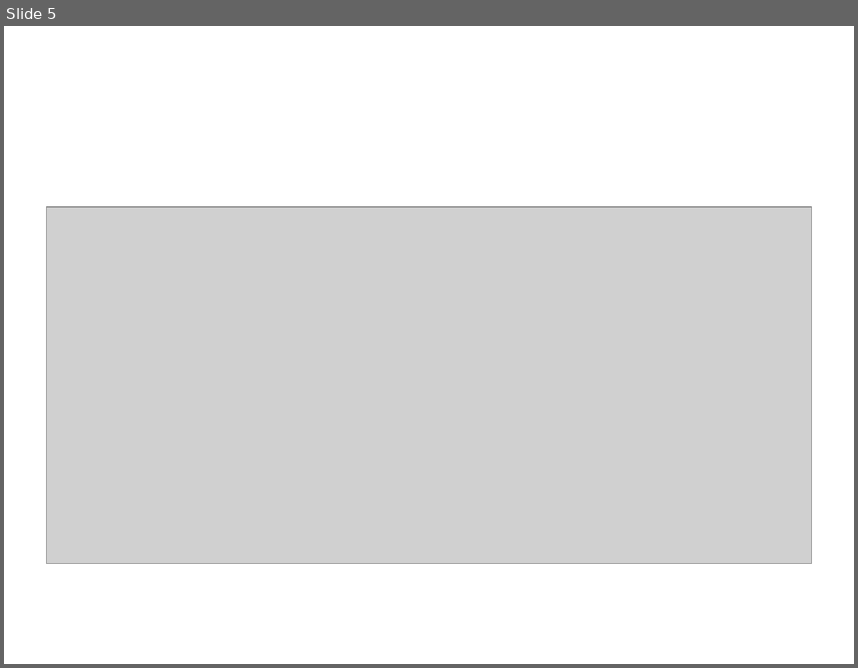
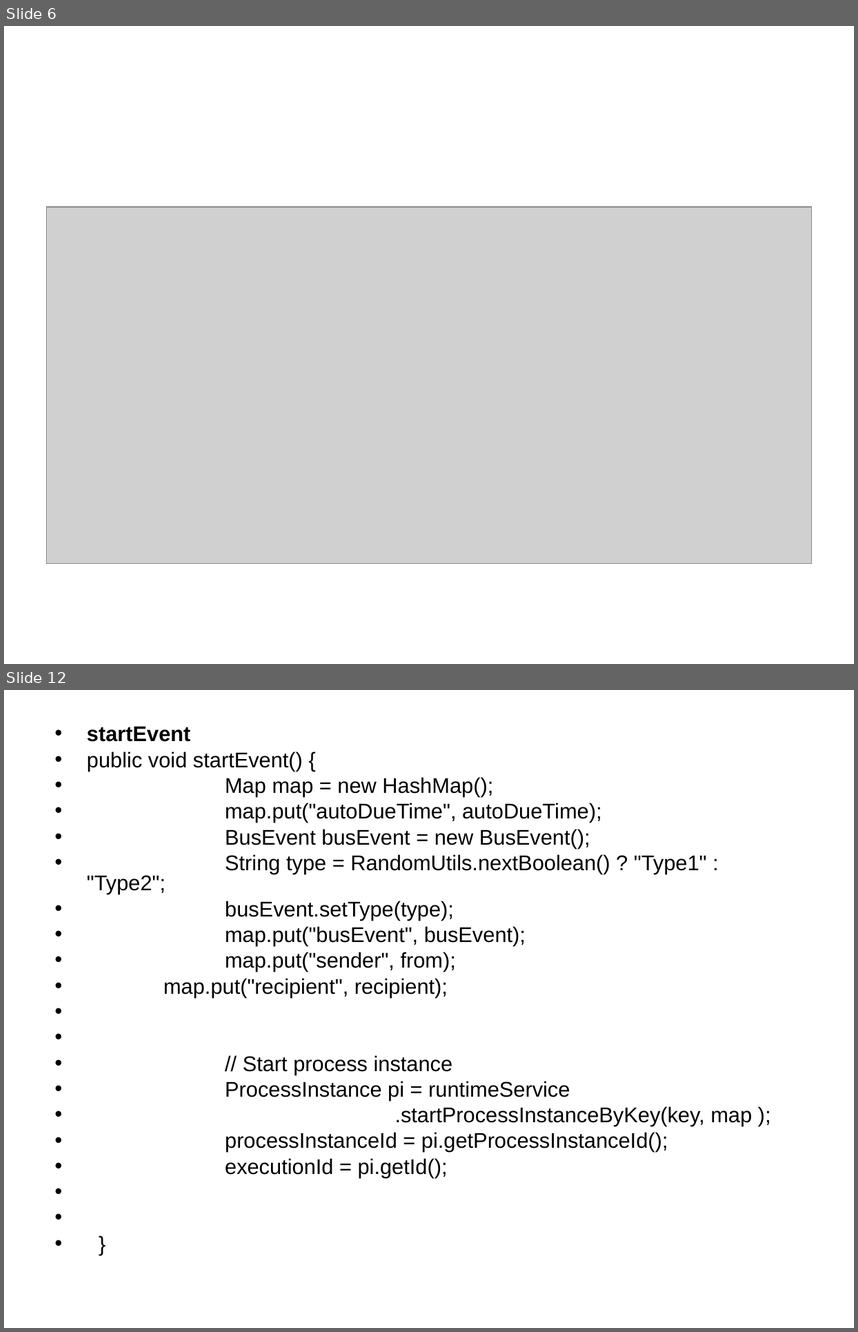
Before and after one commit to sunitawakchaure/activitidemo, a slide deck: BusMonitorActiviti/docs/BPM.ppt. Shown one above the other, each under a label of ours: slide 5 before the commit, slides 6 and 12 after it; the slides between them are not shown. The pictures are 858x668 and 858x1332 pixels, drawn with LibreOffice and Linux fonts; fonts in the diff are those of the drawing; grey boxes stand for pictures; background and template pictures are left out. Boxes give left, top, right and bottom in pixels: in the first picture for what was removed or moved away, otherwise in the second. Text is boxed around its words. In the diff, an @@ line names an element or a change of style, - is before the commit and + after.

```diff
--- a/BusMonitorActiviti/docs/BPM.ppt
+++ b/BusMonitorActiviti/docs/BPM.ppt
@@ slide 12 added at (x1=4, y1=690, x2=854, y2=1328), background picture (left out) @@
@@ text added at (x1=87, y1=726, x2=752, y2=1177), 18 pt, text #000000 @@
+• startEvent
+• public void startEvent() {
+• Map map = new HashMap();
+• map.put("autoDueTime", autoDueTime);
+• BusEvent busEvent = new BusEvent();
+• String type = RandomUtils.nextBoolean() ? "Type1" : "Type2";
+• busEvent.setType(type);
+• map.put("busEvent", busEvent);
+• map.put("sender", from);
+• map.put("recipient", recipient);
+• // Start process instance
+• ProcessInstance pi = runtimeService
+• .startProcessInstanceByKey(key, map );
+• processInstanceId = pi.getProcessInstanceId();
+• executionId = pi.getId();
+• }
@@ what was slide 5 is now slide 6 @@
```
Also in this commit, not shown: 2 slides changed, 9 other slides added, 3 other files.
